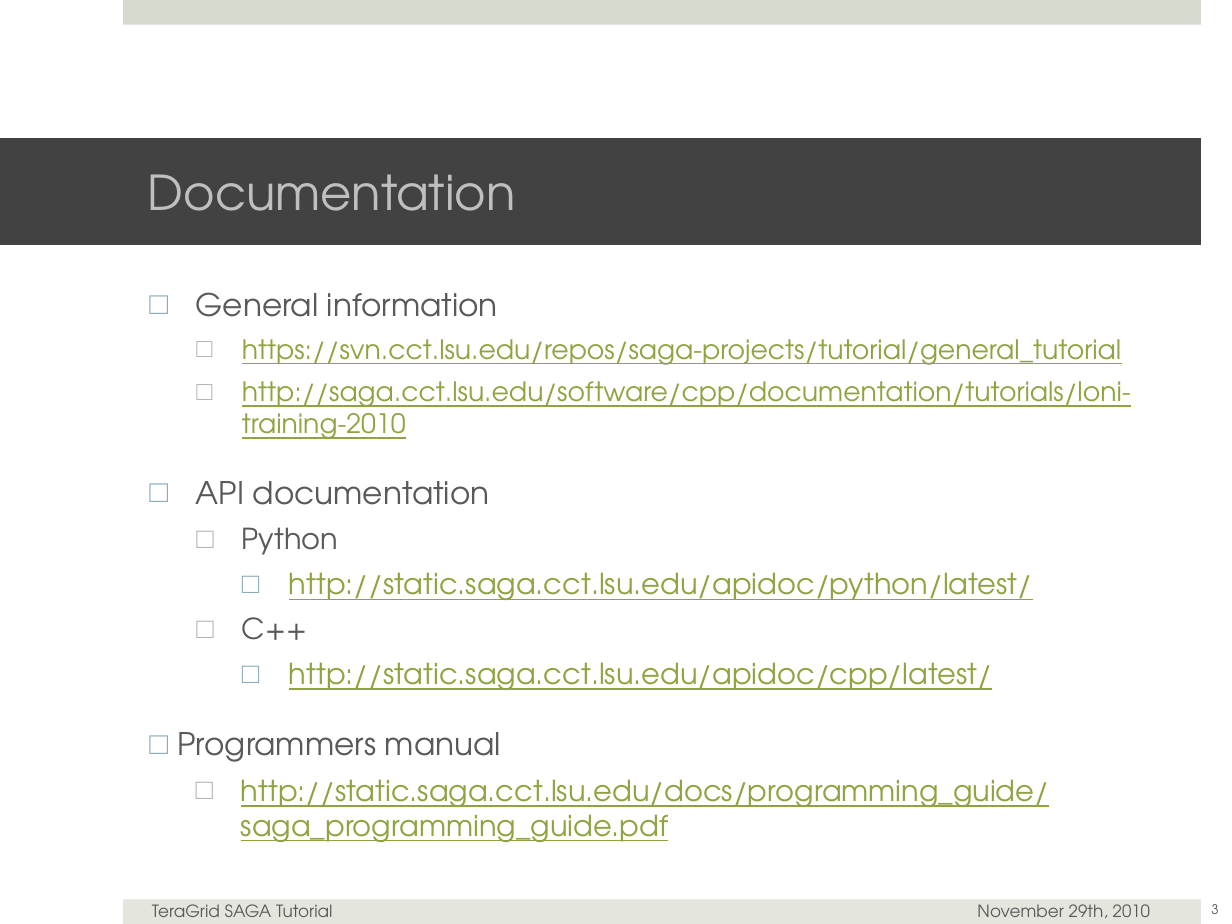
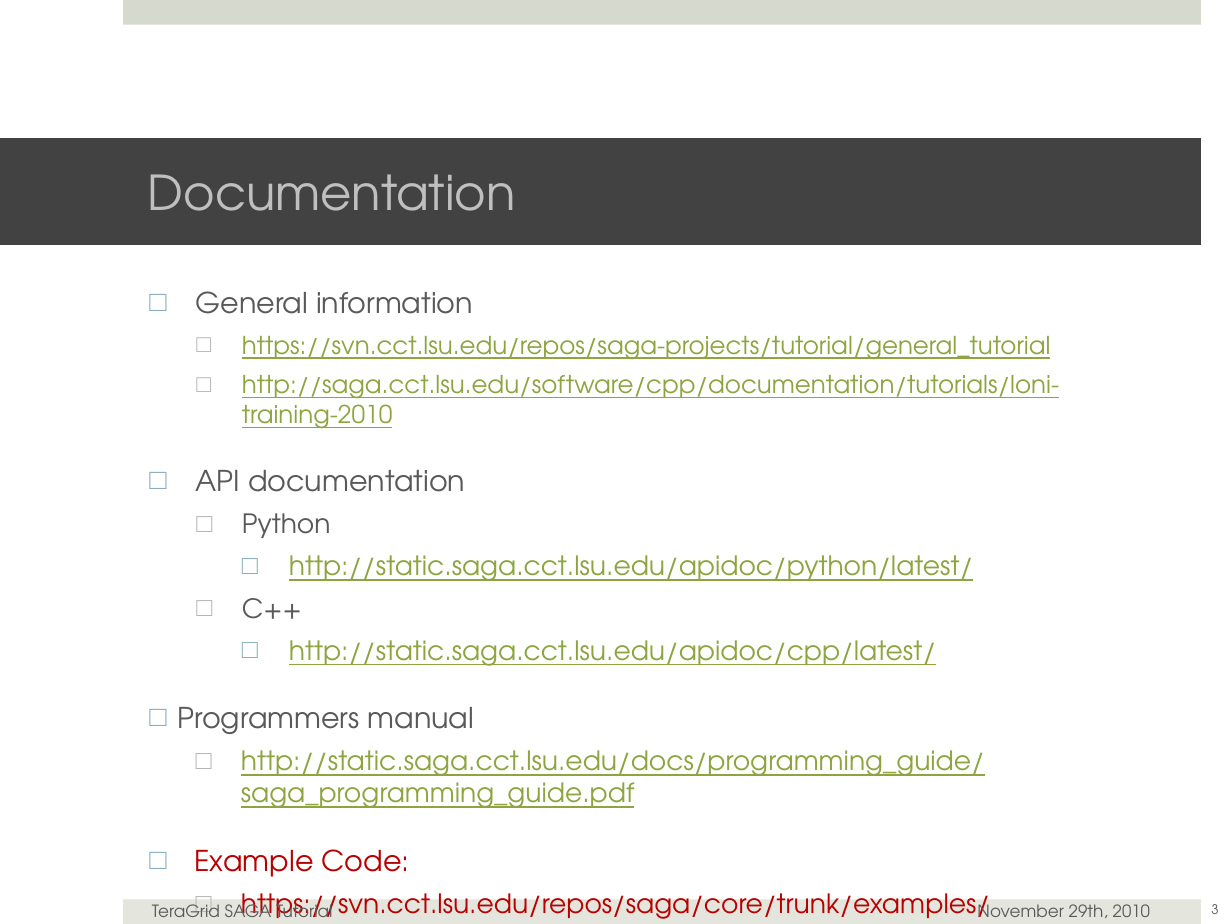
Before and after one commit to saga-project/saga-cpp-legacy-projects, a slide deck: slide 3 of tutorial/general_tutorial/SAGA-API-levels.pptx. Drawn at 1232x924 pixels with LibreOffice and Linux fonts; fonts in the diff are those of the drawing; background and template pictures are left out. Boxes give left, top, right and bottom in pixels: in the first picture for what was removed or moved away, otherwise in the second. Text is boxed around its words. In the diff, an @@ line names an element or a change of style, - is before the commit and + after.

```diff
--- a/tutorial/general_tutorial/SAGA-API-levels.pptx
+++ b/tutorial/general_tutorial/SAGA-API-levels.pptx
@@ text at (177, 291, 1059, 808): size 25.9 to 23.8 pt in "General information", "API documentation", "Programmers manual"; size 22.2 to 20.4 pt in "https://svn.cct.lsu.edu/repos/saga-projects/tutorial/general ...", "http://saga.cct.lsu.edu/software/cpp/documentation/tutorials ..."; size 24.1 to 22.1 pt in "Python", "http://static.saga.cct.lsu.edu/apidoc/python/latest/", "C++", "http://static.saga.cct.lsu.edu/apidoc/cpp/latest/" and 1 more places @@
@@ text at (195, 849, 990, 919): paragraphs added @@
+□ Example Code:
+  □ https://svn.cct.lsu.edu/repos/saga/core/trunk/examples/
```
Also in this commit, not shown: 1 other slide changed.
